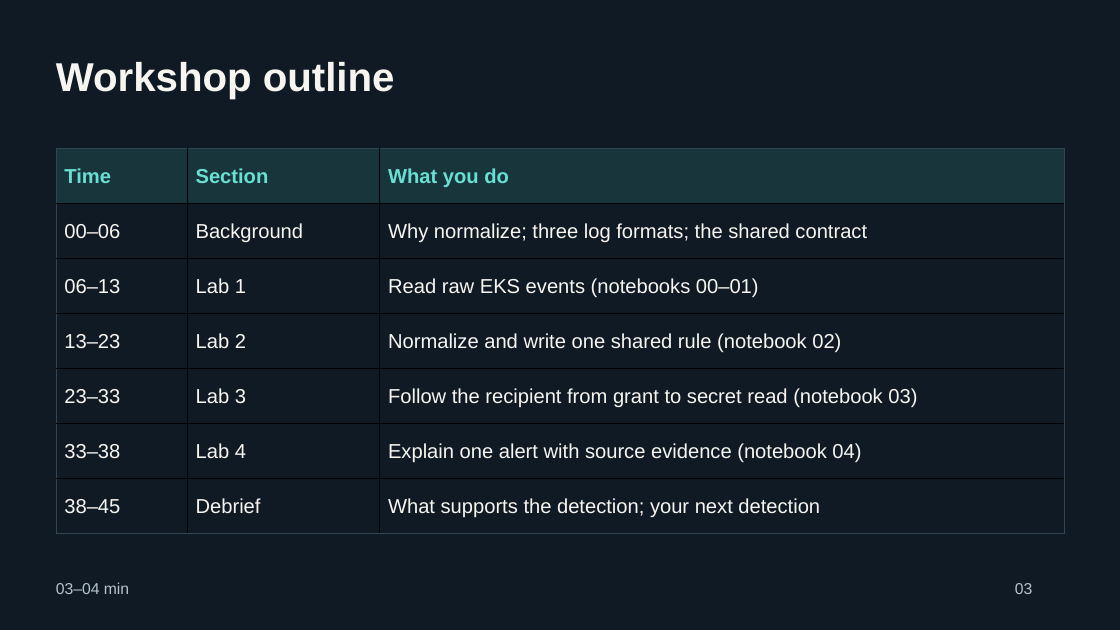
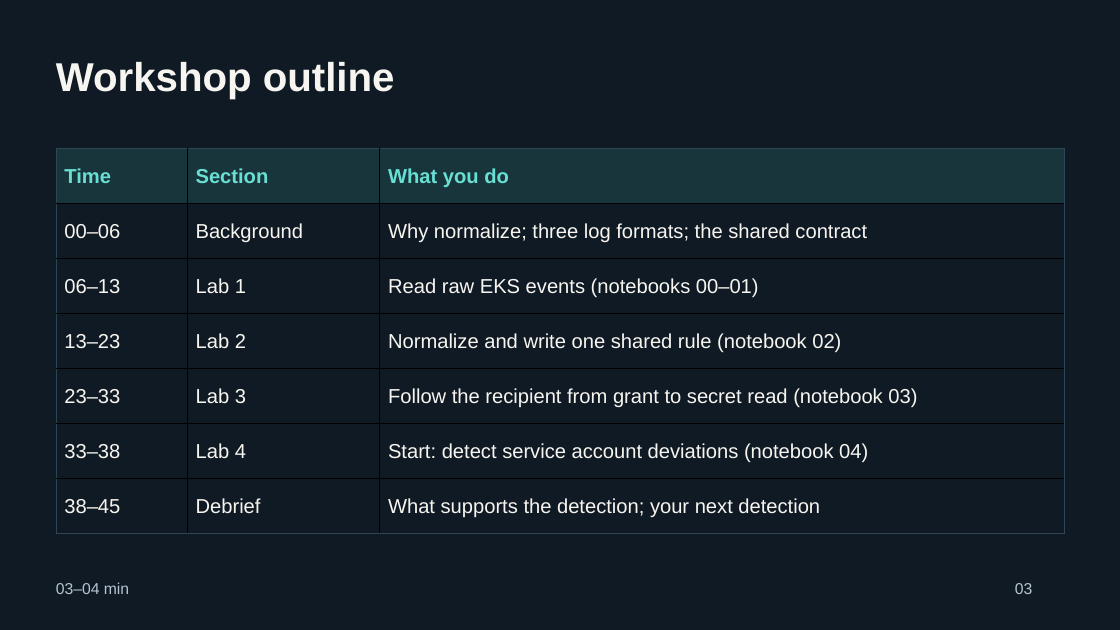
Before and after one commit to vkarthyk/deathcon-2026-workshop, a slide deck: slide 3 of slides/one-schema-to-rule-them-all.pptx. Drawn at 1120x630 pixels with LibreOffice and Linux fonts; fonts in the diff are those of the drawing. Boxes give left, top, right and bottom in pixels: in the first picture for what was removed or moved away, otherwise in the second. Text is boxed around its words. In the diff, an @@ line names an element or a change of style, - is before the commit and + after.

```diff
--- a/slides/one-schema-to-rule-them-all.pptx
+++ b/slides/one-schema-to-rule-them-all.pptx
@@ table at [56, 149, 1065, 534] @@
-row 6, column 3: Explain one alert with source evidence (notebook 04)
+row 6, column 3: Start: detect service account deviations (notebook 04)
```
Also in this commit, not shown: 1 other slide changed, 1 slide added, 1 slide removed, 25 other files.
